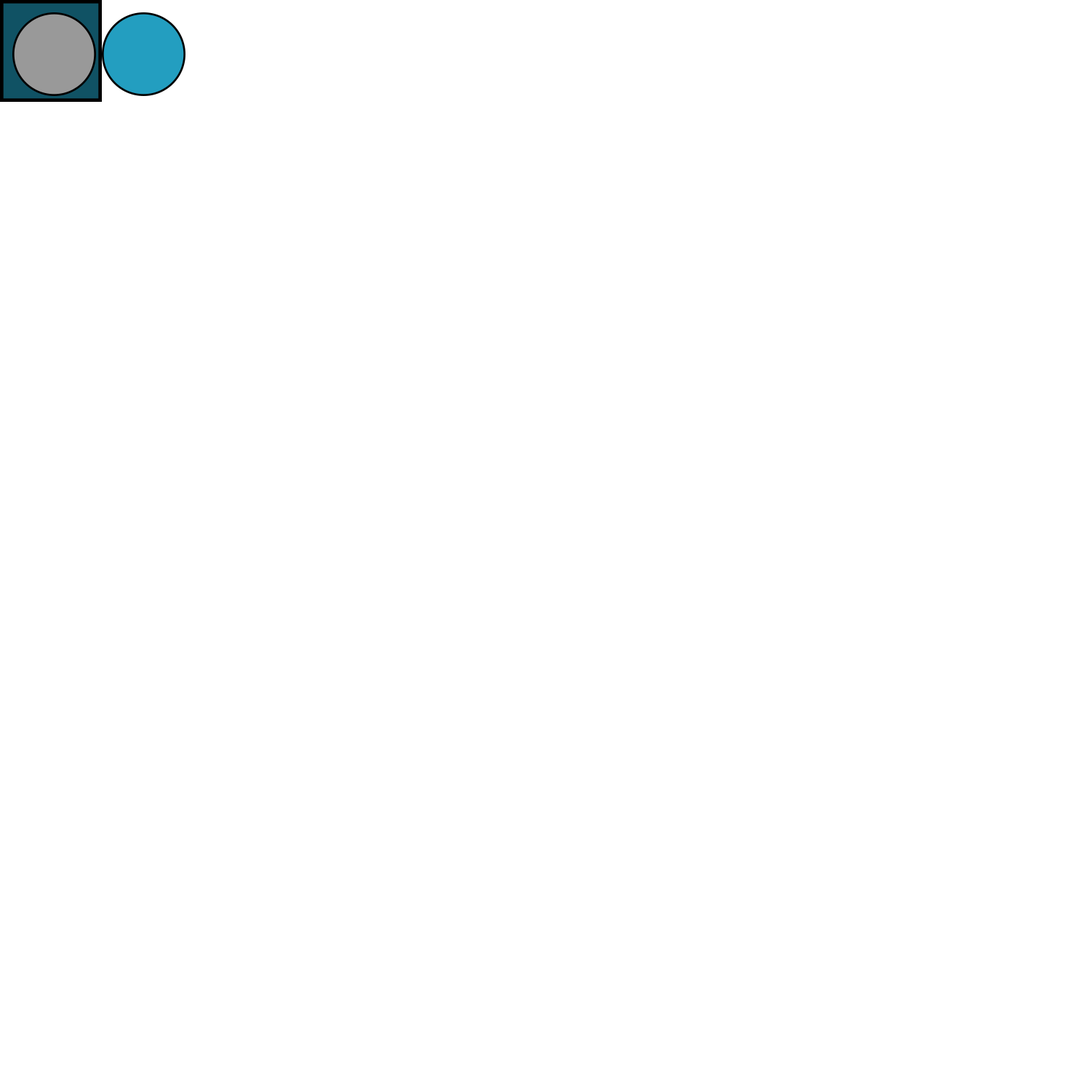
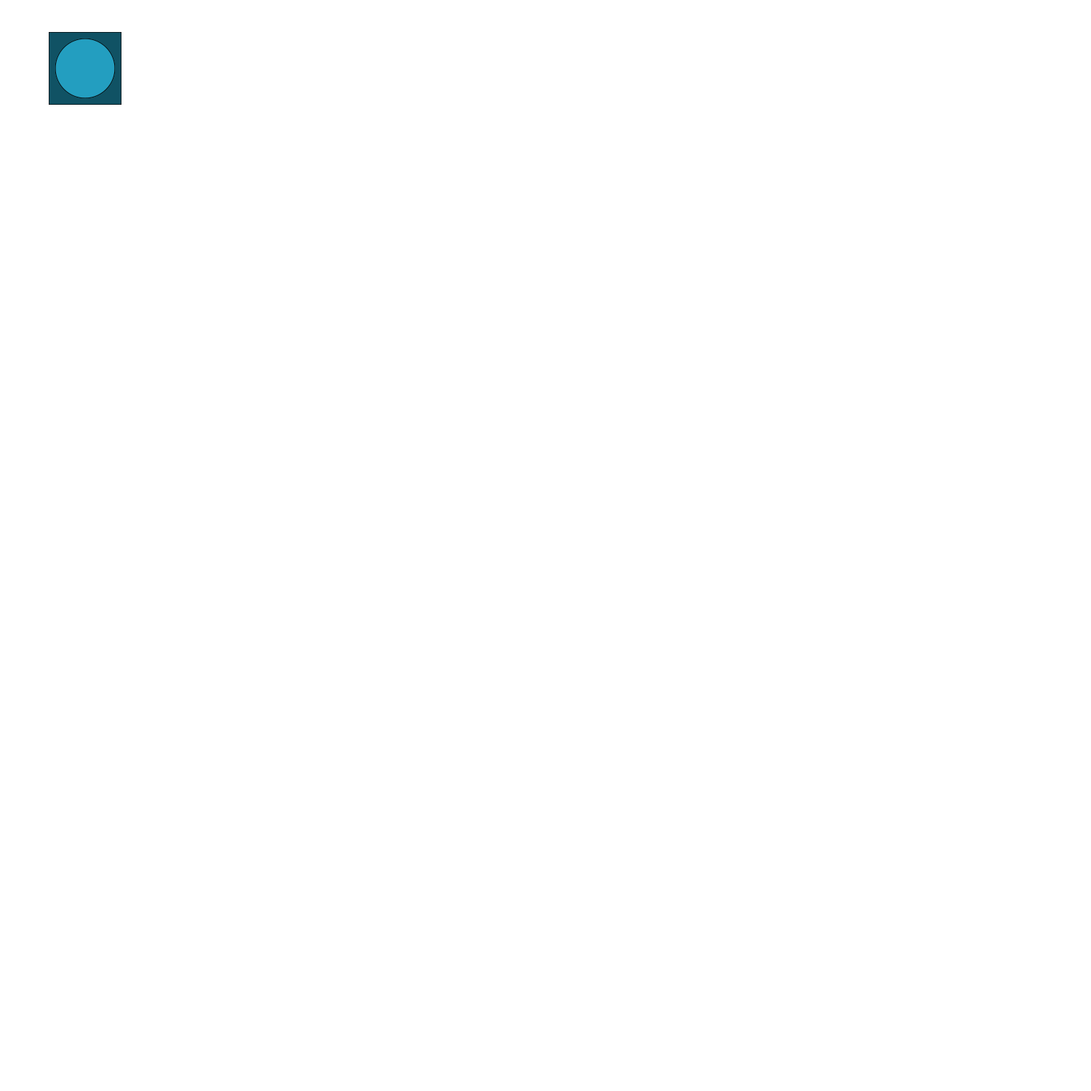
Two versions of the same layered image (w=1091, h=1091). Layer-by-layer changes:
painted on "token_2.png" over [55, 12, 186, 99]
painted on "token_1.png" over [12, 12, 115, 99]
painted on "background.png" over [0, 0, 122, 105]
